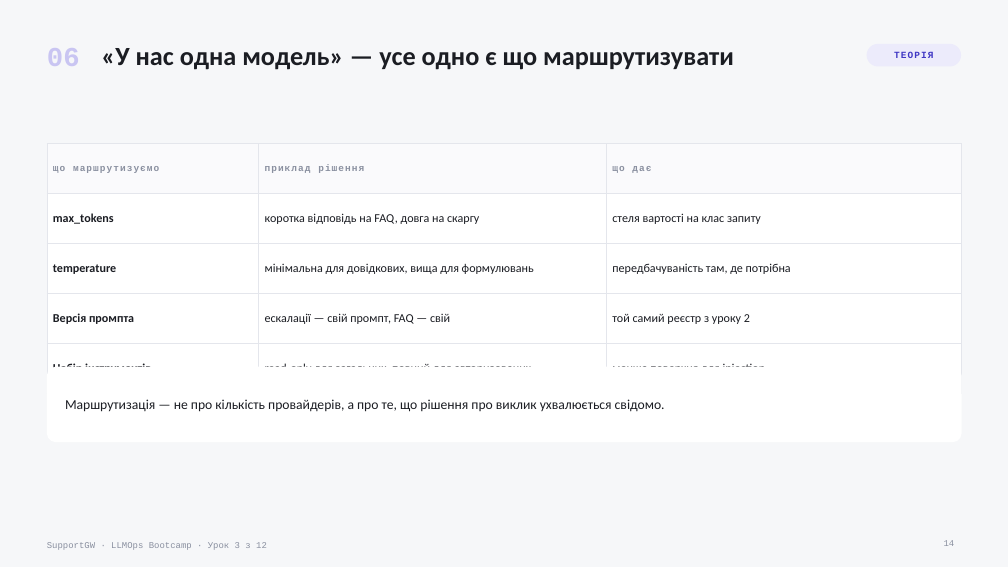
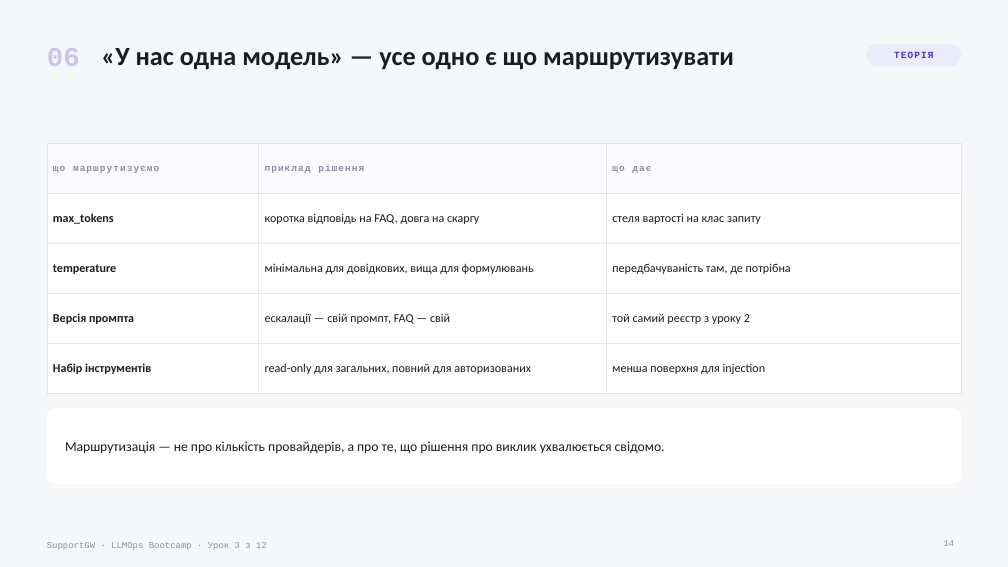
Before and after one commit to TarasFedorenkoFTV/llmops-bootcamp, a slide deck: slide 14 of docs/decks/L03.pptx. Drawn at 1008x567 pixels with LibreOffice and Linux fonts; fonts in the diff are those of the drawing. Boxes give left, top, right and bottom in pixels: in the first picture for what was removed or moved away, otherwise in the second. Text is boxed around its words. In the diff, an @@ line names an element or a change of style, - is before the commit and + after.

```diff
--- a/docs/decks/L03.pptx
+++ b/docs/decks/L03.pptx
@@ rounded rectangle: place and size @@
-rounded rectangle at box(47, 367, 962, 442)
+rounded rectangle at box(47, 408, 962, 484)
@@ text "Маршрутизація — не про кількість ...": place and size @@
-text "Маршрутизація — не про кількість ..." at box(65, 399, 665, 412)
+text "Маршрутизація — не про кількість ..." at box(65, 441, 665, 454)
```
Also in this commit, not shown: 3 other files.
